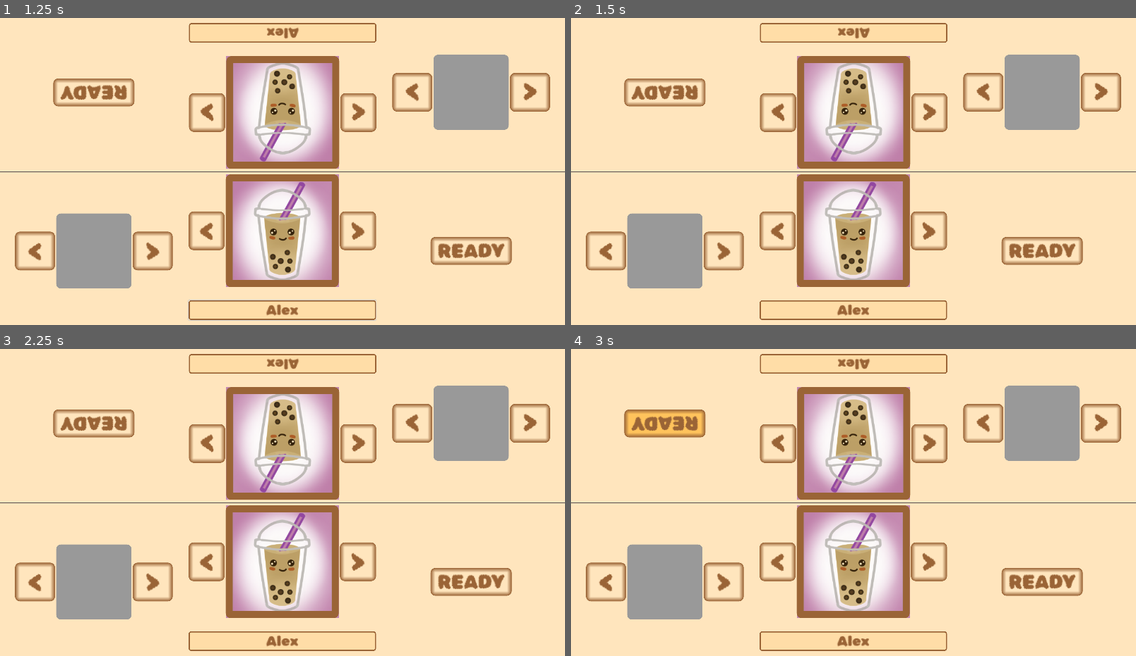
Above: before the commit, frames 1-4 (two rows, left to right).
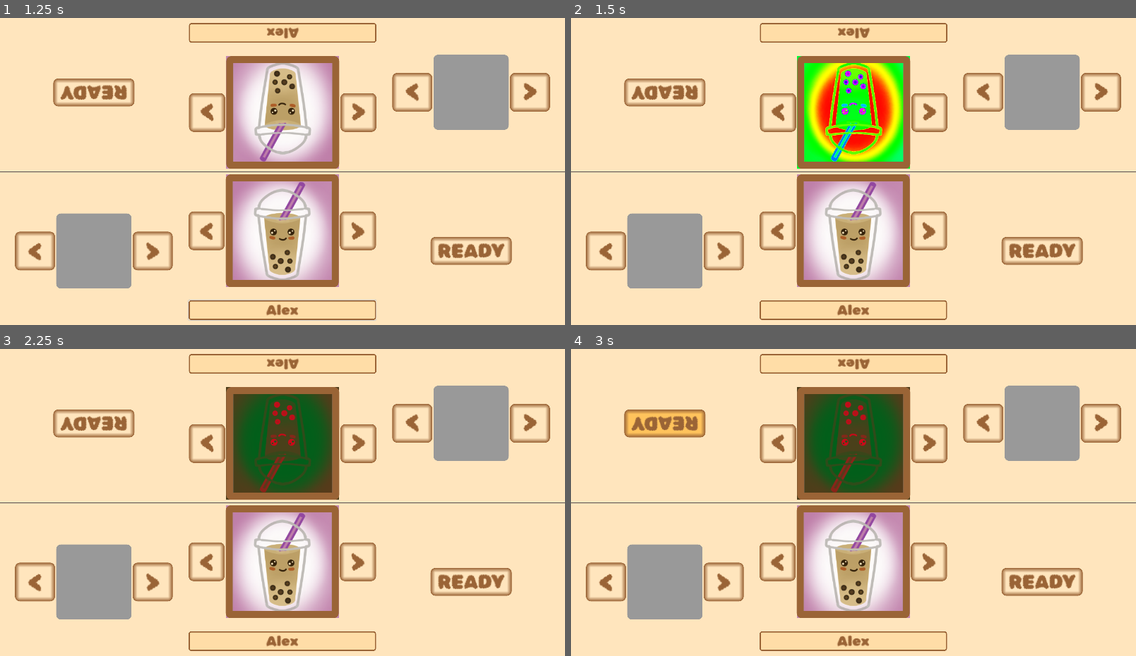
Above: after the commit, the same moments.

Repository: ElQDuck/guinea-piggies
Game: Godot game, scene res://scenes/profile_setup.tscn
The game is run twice, just before and just after one commit, with the same random seed, the same clock (stepped at 60 frames per second) and the same inputs. This scene is started directly instead of the project's main scene.
Inputs (mouse positions are in pixels of both pictures, inside the frame that each line leads up to):
- Up to frame 1 (1.25 s): click (282, 33) at 0.52 s; type "Alex" at 0.6 s; click (282, 309) at 0.75 s; type "Alex" at 0.83 s
- Up to frame 2 (1.5 s): click "<" at 1.25 s
- Up to frame 3 (2.25 s): click ">" at 2 s
- Up to frame 4 (3 s): click "READY" at 2.75 s

Frame 1 is identical in both runs. In frame 2, 5.7% of the frame differs, in the area x 40-60%, y 12-50%; in frame 3, 5.7%; in frame 4, 5.7%.

Commit message:
feat: add image selection

Diff:
--- a/scripts/profile_setup_player.gd
+++ b/scripts/profile_setup_player.gd
@@ -9,6 +9,7 @@
 @export var input_player_name: LineEdit
 @export var ready_button: Button
 
+var selected_image_index = 0
 var selected_color_index: int = 0
 var color_combinations: Array = [
 	{"primary": Color("ff6b6b"),
@@ -40,6 +41,8 @@
 	# Connecting signals
 	color_button_left.pressed.connect(_on_color_button_left_pressed)
 	color_button_right.pressed.connect(_on_color_button_right_pressed)
+	avatar_button_left.pressed.connect(_on_avatar_button_left_pressed)
+	avatar_button_right.pressed.connect(_on_avatar_button_right_pressed)
 	#get_tree().get_root().size_changed.connect(_reset_pivot)
 
 
@@ -70,6 +73,22 @@
 	panelObject.add_theme_stylebox_override("panel", colorPreviewStyleBox)
 
 
+func _on_avatar_button_left_pressed():
+	if selected_image_index == 0:
+		selected_image_index = 8
+	else:
+		selected_image_index -= 1
+	avatar_image.texture = load("res://assets/avatar_images/profile" + str(selected_image_index) + ".png")
+
+
+func _on_avatar_button_right_pressed():
+	if selected_image_index == 8:
+		selected_image_index = 0
+	else:
+		selected_image_index += 1
+	avatar_image.texture = load("res://assets/avatar_images/profile" + str(selected_image_index) + ".png")
+
+
 # Adjust the pivot to make rotations around the center
 func _reset_pivot():
 	self.pivot_offset = self.get_size() / 2
Binary file added: assets/avatar_images/profile0.png
Not shown, added: assets/avatar_images/profile0.png.import
Binary file added: assets/avatar_images/profile2.png
Not shown, added: assets/avatar_images/profile2.png.import
Binary file added: assets/avatar_images/profile3.png
Not shown, added: assets/avatar_images/profile3.png.import
Binary file added: assets/avatar_images/profile4.png
Not shown, added: assets/avatar_images/profile4.png.import
Binary file added: assets/avatar_images/profile5.png
Not shown, added: assets/avatar_images/profile5.png.import
Binary file added: assets/avatar_images/profile6.png
Not shown, added: assets/avatar_images/profile6.png.import
(and 4 more such lines)
